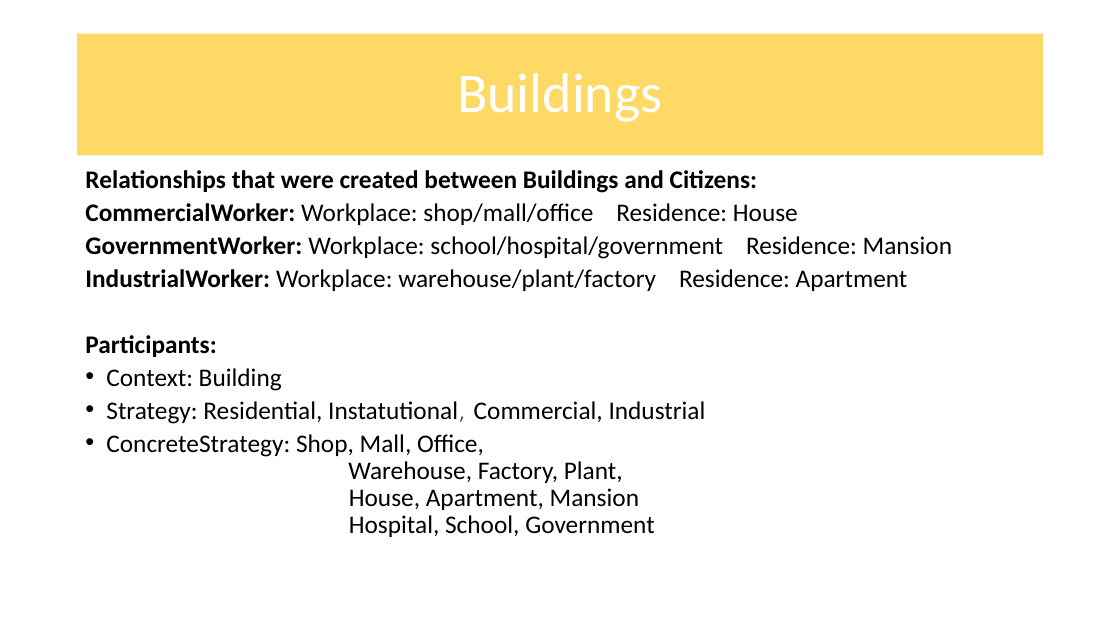
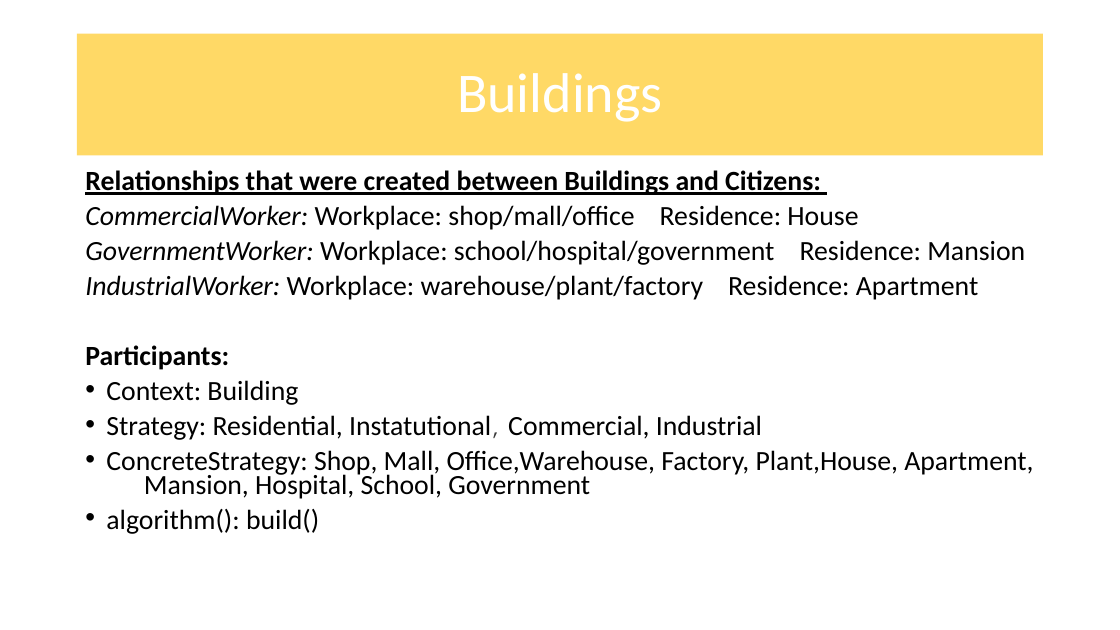
Before and after one commit to COS214-Project-2024/Team-25, a slide deck: slide 7 of Powerpoint/COS 214 Project powerpoint_Buildings.pptx. Drawn at 1120x630 pixels with LibreOffice and Linux fonts; fonts in the diff are those of the drawing. Boxes give left, top, right and bottom in pixels: in the first picture for what was removed or moved away, otherwise in the second. Text is boxed around its words. In the diff, an @@ line names an element or a change of style, - is before the commit and + after.

Commit message:
Building part updated

```diff
--- a/Powerpoint/COS 214 Project powerpoint_Buildings.pptx
+++ b/Powerpoint/COS 214 Project powerpoint_Buildings.pptx
@@ text at [85, 170, 1025, 440]: size 21.7 to 23.8 pt in "Relationships that were created between Buildings and ...", "CommercialWorker: Workplace: shop/mall/office Residence: Hou ...", "GovernmentWorker: Workplace: school/hospital/government Resi ...", "IndustrialWorker: Workplace: warehouse/plant/factory Residen ..." and 3 more places; underline on in "Relationships that were created between Buildings and ..."; bold off, italic on in "CommercialWorker:", "GovernmentWorker:", "IndustrialWorker:"; size 13.9 to 15.3 pt in "Instatutional," @@
@@ text at [106, 450, 1033, 534]: text changed; size 21.7 to 23.8 pt @@
-• ConcreteStrategy: Shop, Mall, Office,
-            Warehouse, Factory, Plant,
-            House, Apartment, Mansion
-            Hospital, School, Government
+• ConcreteStrategy: Shop, Mall, Office,Warehouse, Factory, Plant,House, Apartment, Mansion, Hospital, School, Government
+• algorithm(): build()
```
Also in this commit, not shown: 1 other slide changed.
